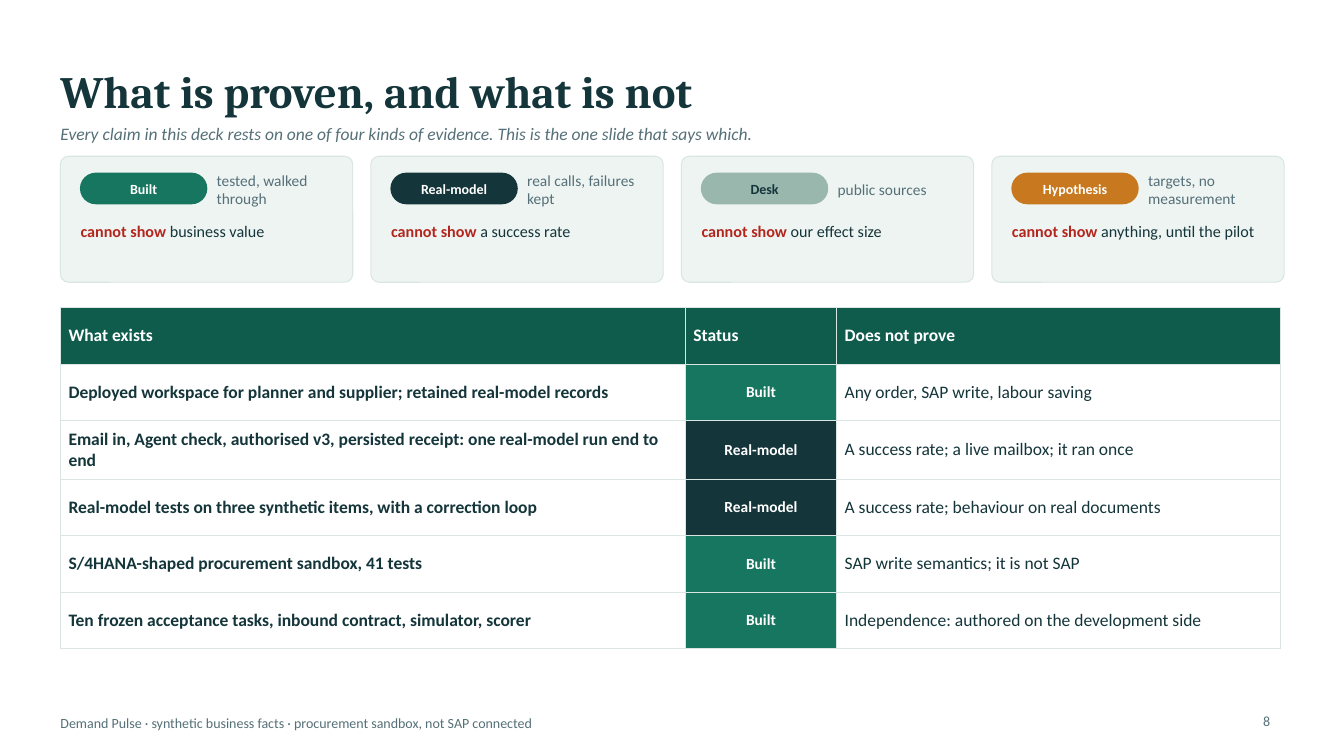
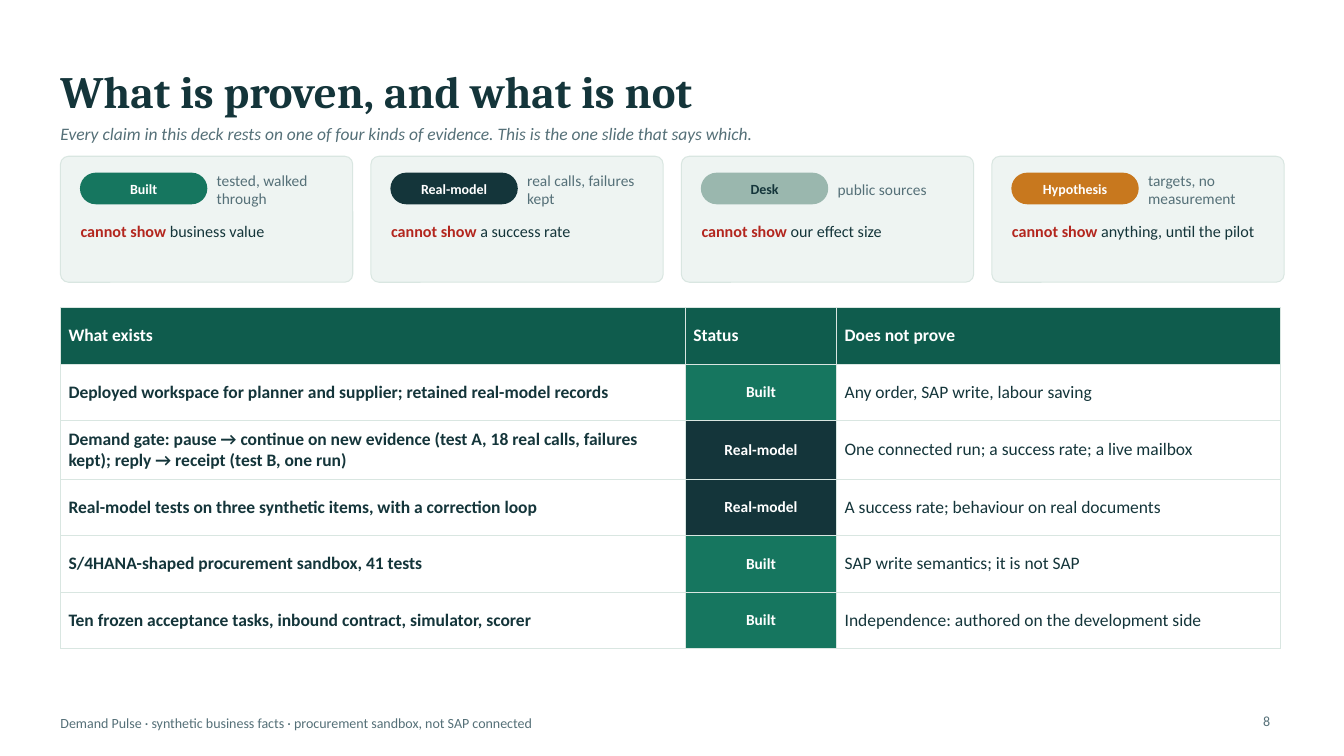
Before and after one commit to logisticPM/sap, a slide deck: slide 8 of presentations/SAP_Demand_Pulse_Business_Case_Deck.pptx. Drawn at 1344x756 pixels with LibreOffice and Linux fonts; fonts in the diff are those of the drawing. Boxes give left, top, right and bottom in pixels: in the first picture for what was removed or moved away, otherwise in the second. Text is boxed around its words. In the diff, an @@ line names an element or a change of style, - is before the commit and + after.

```diff
--- a/presentations/SAP_Demand_Pulse_Business_Case_Deck.pptx
+++ b/presentations/SAP_Demand_Pulse_Business_Case_Deck.pptx
@@ table at (x1=60, y1=308, x2=1280, y2=633) @@
-row 3, column 1: Email in, Agent check, authorised v3, persisted receipt: one real-model run end to end
+row 3, column 1: Demand gate: pause → continue on new evidence (test A, 18 real calls, failures kept); reply → receipt (test B, one run)
-row 3, column 3: A success rate; a live mailbox; it ran once
+row 3, column 3: One connected run; a success rate; a live mailbox
```
Also in this commit, not shown: 3 other slides changed, 1 slide added, 1 slide removed, 4 other files.
